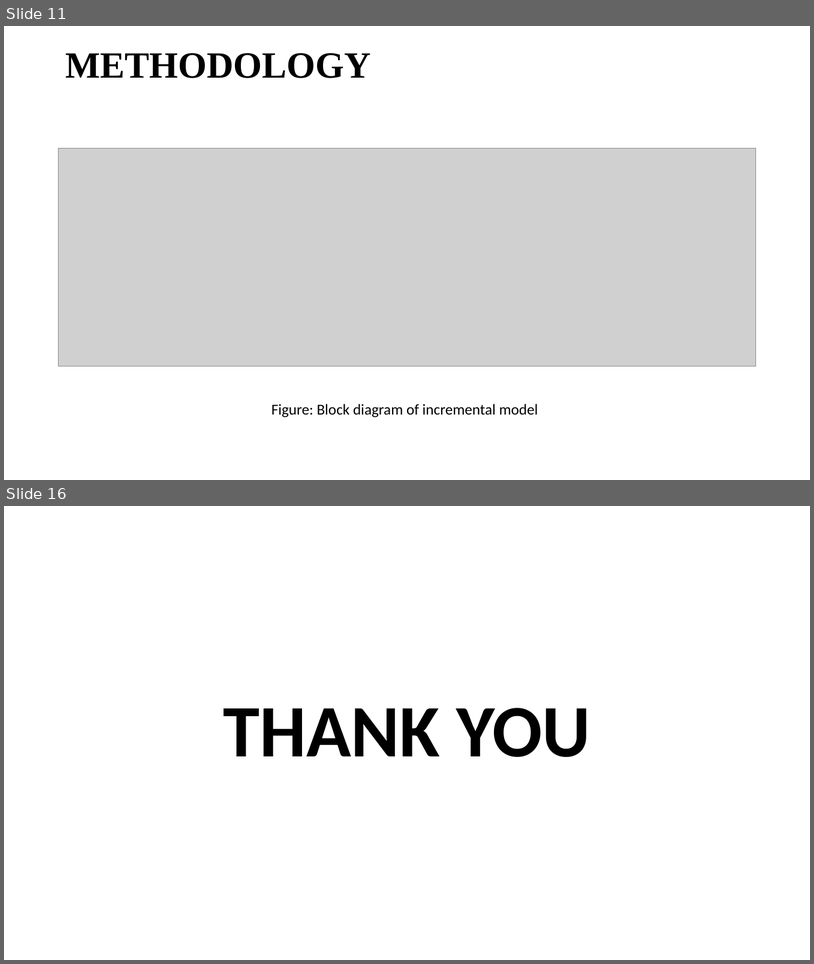
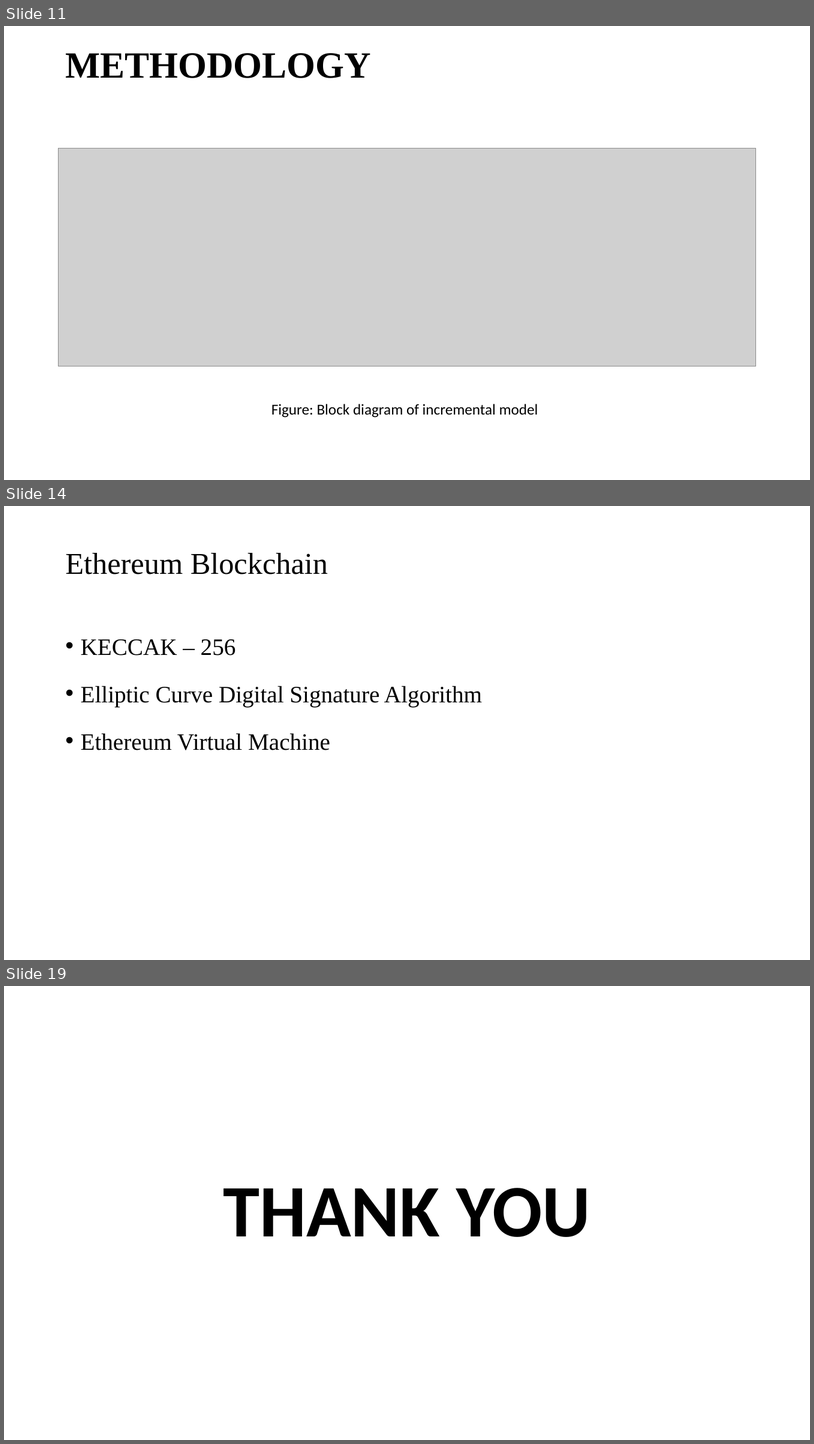
Before and after one commit to sujanW0W/MajorProject, a slide deck: Blockchain.pptx. Shown one above the other, each under a label of ours: slides 11 and 16 before the commit, slides 11, 14 and 19 after it; the slides between them are not shown. The pictures are 814x964 and 814x1444 pixels, drawn with LibreOffice and Linux fonts; fonts in the diff are those of the drawing; grey boxes stand for pictures. Boxes give left, top, right and bottom in pixels: in the first picture for what was removed or moved away, otherwise in the second. Text is boxed around its words. In the diff, an @@ line names an element or a change of style, - is before the commit and + after.

```diff
--- a/Blockchain.pptx
+++ b/Blockchain.pptx
@@ slide 14 added at (x1=4, y1=506, x2=810, y2=960), background #FFFFFF @@
@@ title added at (x1=65, y1=553, x2=328, y2=574), 36 pt, text #000000 @@
+Ethereum Blockchain
@@ text added at (x1=81, y1=639, x2=482, y2=750), 28 pt, text #000000 @@
+• KECCAK – 256
+• Elliptic Curve Digital Signature Algorithm
+• Ethereum Virtual Machine
@@ what was slide 16 is now slide 19 @@
```
Also in this commit, not shown: 10 slides changed, 3 other slides added, 1 slide removed, 5 other files.
